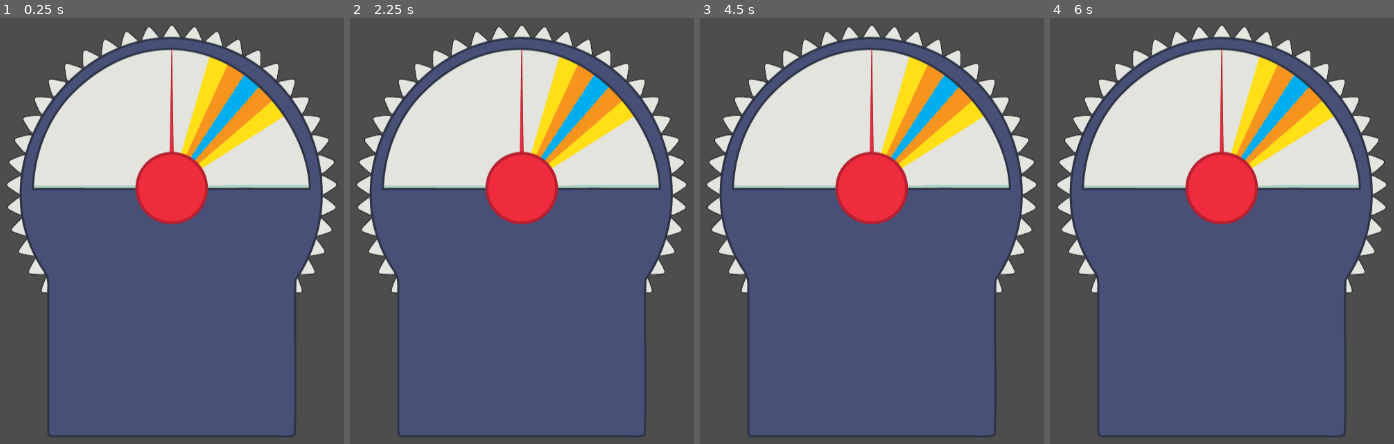
Above: before the commit, frames 1-4 (left to right).
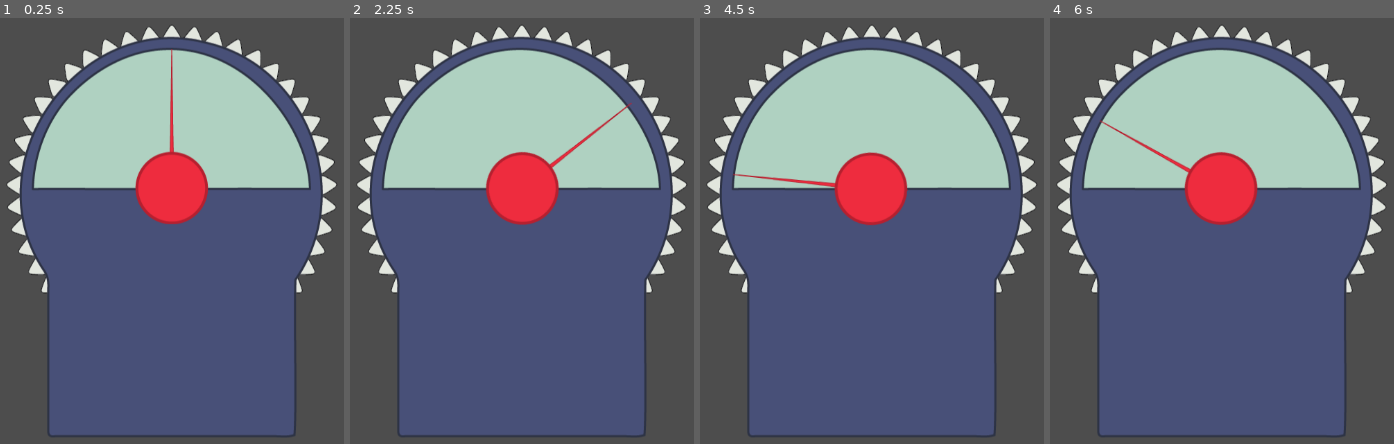
Above: after the commit, the same moments.

Repository: EshanDoes/wavelength--digital-version-
Game: Godot game, scene res://main.tscn
Two runs of this game, one before a commit and one after it. Both use one fixed random seed, a clock stepped at 60 frames per second and the inputs below.
Inputs (mouse positions are in pixels of both pictures, inside the frame that each line leads up to):
- Up to frame 1 (0.25 s): no input
- Up to frame 2 (2.25 s): tap Enter at 0.5, 2 s; move the mouse to (690, 209) at 0.52 s; hold Right 0.53-1.28 s; tap Alt at 0.6, 2.1 s; tap Space at 1.25 s; move the mouse to (356, 252) at 1.27 s; hold Down 1.28-2.03 s; tap Shift at 1.35 s; move the mouse to (594, 133) at 2.02 s; hold Right from 2.03 s (still down)
- Up to frame 3 (4.5 s): tap Space at 2.75, 4.25 s; move the mouse to (823, 320) at 2.77 s; release Right at 2.78 s; hold Up 2.78-3.53 s; tap Shift at 2.85, 4.35 s; tap Enter at 3.5 s; move the mouse to (outside the picture) at 3.52 s; hold Left from 3.53 s (still down); tap Alt at 3.6 s; move the mouse to (outside the picture) at 4.27 s
- Up to frame 4 (6 s): move the mouse to (1256, 231) at 5.02 s; release Left at 5.03 s; hold Down 5.03-5.78 s; tap Alt at 5.1 s; move the mouse to (1094, 120) at 5.77 s; hold Right from 5.78 s (still down); tap Shift at 5.85 s

The runs differ from the first frame. In frame 1, 18% of the frame differs, in the area x 9-90%, y 7-40%; in frame 2, 18%; in frame 3, 18%, in the area x 9-90%, y 7-49%; in frame 4, 18%.

Commit message:
Hourly Commit 2 (Day 1)
Just started WIP Cover Animation, and also made the selector follow the mouse while being blocked where it can't go beyond the area

Diff:
--- a/main.tscn
+++ b/main.tscn
@@ -1,47 +1,60 @@
-[gd_scene load_steps=5 format=3 uid="uid://cdak4o3njegvw"]
+[gd_scene load_steps=8 format=3 uid="uid://cdak4o3njegvw"]
 
 [ext_resource type="Texture2D" uid="uid://1ujc8g15k8a5" path="res://sprites/board/boardtarget.png" id="1_0xm2m"]
 [ext_resource type="Texture2D" uid="uid://brq28asvb3ok3" path="res://sprites/board/boardtop.png" id="1_ig7tw"]
 [ext_resource type="Script" uid="uid://br2xcf8kanvej" path="res://scripts/targetrandomizer.gd" id="2_h2yge"]
+[ext_resource type="Script" uid="uid://bfg0fhne22jb3" path="res://scripts/coveranimation.gd" id="3_7mycd"]
 [ext_resource type="Texture2D" uid="uid://x3mcta2tdgs4" path="res://sprites/board/boardselector.png" id="4_1bvp3"]
+[ext_resource type="Script" uid="uid://dt7l7gb4psnty" path="res://scripts/selector.gd" id="4_lquwl"]
+
+[sub_resource type="RectangleShape2D" id="RectangleShape2D_1bvp3"]
+size = Vector2(0.5, 13)
 
 [node name="Main" type="Node2D"]
 
-[node name="Polygon2D" type="Polygon2D" parent="."]
+[node name="Board Background" type="Polygon2D" parent="."]
 color = Color(0.886275, 0.894118, 0.866667, 1)
 polygon = PackedVector2Array(578, 54, 524, 63, 524, 63, 482, 84, 438, 119, 415, 144, 397, 179, 382, 217, 378, 273, 791, 274, 792, 248, 781, 202, 760, 166, 742, 137, 703, 97, 667, 73)
 
-[node name="Board Target" type="Node2D" parent="."]
+[node name="Target" type="StaticBody2D" parent="."]
 position = Vector2(584, 262)
 script = ExtResource("2_h2yge")
 
-[node name="Target Sprite" type="Sprite2D" parent="Board Target"]
+[node name="Target Sprite" type="Sprite2D" parent="Target"]
 texture = ExtResource("1_0xm2m")
 offset = Vector2(0, -100)
 
-[node name="4 Point Collision" type="CollisionPolygon2D" parent="Board Target"]
+[node name="4 Point Collision" type="CollisionPolygon2D" parent="Target"]
 polygon = PackedVector2Array(-14, -201, 14, -201, 1, 1)
 
-[node name="3 Point Collision" type="CollisionPolygon2D" parent="Board Target"]
+[node name="3 Point Collision" type="CollisionPolygon2D" parent="Target"]
 polygon = PackedVector2Array(-42, -197, -14, -200, 14, -201, 43, -196, 1, 1)
 
-[node name="2 Point Collision" type="CollisionPolygon2D" parent="Board Target"]
+[node name="2 Point Collision" type="CollisionPolygon2D" parent="Target"]
 polygon = PackedVector2Array(-42, -197, -14, -200, 14, -201, 43, -196, 71, -188, 1, 1, -71, -188)
 
-[node name="Board Cover" type="Node2D" parent="."]
-position = Vector2(584, 262)
+[node name="Board Cover" type="StaticBody2D" parent="."]
+position = Vector2(584, 266)
 rotation = 3.14159
+script = ExtResource("3_7mycd")
 
 [node name="Polygon2D2" type="Polygon2D" parent="Board Cover"]
 position = Vector2(-584, -262)
 color = Color(0.690196, 0.823529, 0.756863, 1)
-polygon = PackedVector2Array(585.085, 58.5084, 551, 64, 521, 73, 496.312, 82.3788, 473.529, 94.2918, 457.992, 103.864, 443.771, 114.943, 431.425, 129.694, 415.023, 151.964, 406.814, 168.415, 398.605, 184.865, 389.995, 209.399, 383.612, 241.837, 380.465, 265.818, 793.048, 264.785, 787.234, 239.502, 781.882, 216.408, 773.02, 191.285, 759.188, 161.257, 742.431, 138.471, 720.732, 114.931, 698.279, 96.3335, 673.725, 80.9768, 652.862, 71.2436, 625.255, 63.6367)
+polygon = PackedVector2Array(591.823, 53.6762, 548.813, 53.9523, 518.123, 64.8675, 493.49, 77.6039, 471.885, 91.2509, 457.09, 100.031, 441.877, 112.544, 428.006, 124.61, 411, 145.172, 401.599, 159.477, 392.643, 179.596, 383.234, 207.317, 378.295, 239.514, 380, 265, 793.048, 264.785, 789.904, 239.297, 786.048, 215.42, 777.791, 190.745, 763.73, 160.475, 745.992, 135.447, 724.696, 112.502, 701.051, 93.4533, 678.557, 77.1135, 656.24, 66.771, 627.956, 57.606)
 
-[node name="Board Top" type="Sprite2D" parent="."]
+[node name="Board" type="Sprite2D" parent="."]
 position = Vector2(585, 325)
 texture = ExtResource("1_ig7tw")
 
-[node name="Board Selector" type="Sprite2D" parent="."]
+[node name="Selector" type="CharacterBody2D" parent="."]
 position = Vector2(585, 264)
+script = ExtResource("4_lquwl")
+
+[node name="Board Selector" type="Sprite2D" parent="Selector"]
 texture = ExtResource("4_1bvp3")
 offset = Vector2(0, -75)
+
+[node name="CollisionShape2D" type="CollisionShape2D" parent="Selector"]
+position = Vector2(0, -190)
+shape = SubResource("RectangleShape2D_1bvp3")
--- /dev/null
+++ b/scripts/coveranimation.gd
@@ -0,0 +1,8 @@
+extends StaticBody2D
+
+func _ready():
+	CoverOpen(60)
+
+func CoverOpen(animationTime):
+	for i in animationTime:
+		self.rotation_degrees = ease(i/animationTime, 0.3) * 180
--- /dev/null
+++ b/scripts/selector.gd
@@ -0,0 +1,10 @@
+extends CharacterBody2D
+
+var direction = 0
+# Direction facing code taken from https://docs.godotengine.org/en/stable/tutorials/2d/2d_movement.html
+func _process(delta):
+	direction = rad_to_deg(get_global_mouse_position().angle_to_point(position)) - 90
+
+	if(not(direction > 90 or direction < -90)):
+		rotation_degrees = direction
+	print(direction)
--- a/scripts/targetrandomizer.gd
+++ b/scripts/targetrandomizer.gd
@@ -1,9 +1,11 @@
 extends Node
 
+# Prepreparing the usage of random numbers
 var random = RandomNumberGenerator.new()
 
 func _ready():
 	randomTargetPosition()
 
+# Used to generate a random position and place the target in that position
 func randomTargetPosition():
 	self.rotation_degrees = random.randi_range(-70, 70)
Not shown, added: scripts/coveranimation.gd.uid
Not shown, added: scripts/selector.gd.uid
